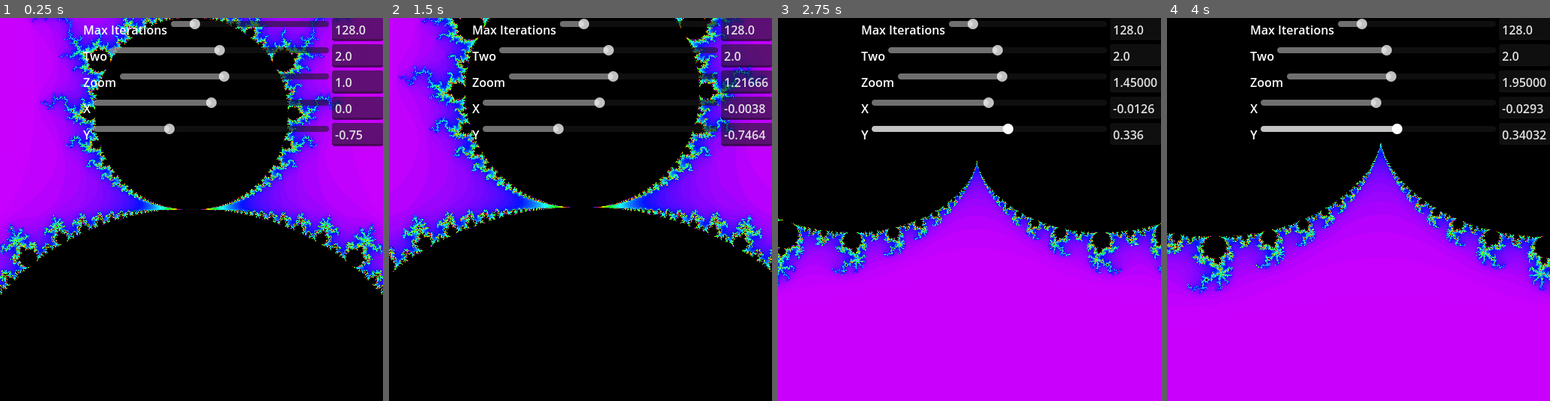
Above: before the commit, frames 1-4 (left to right).
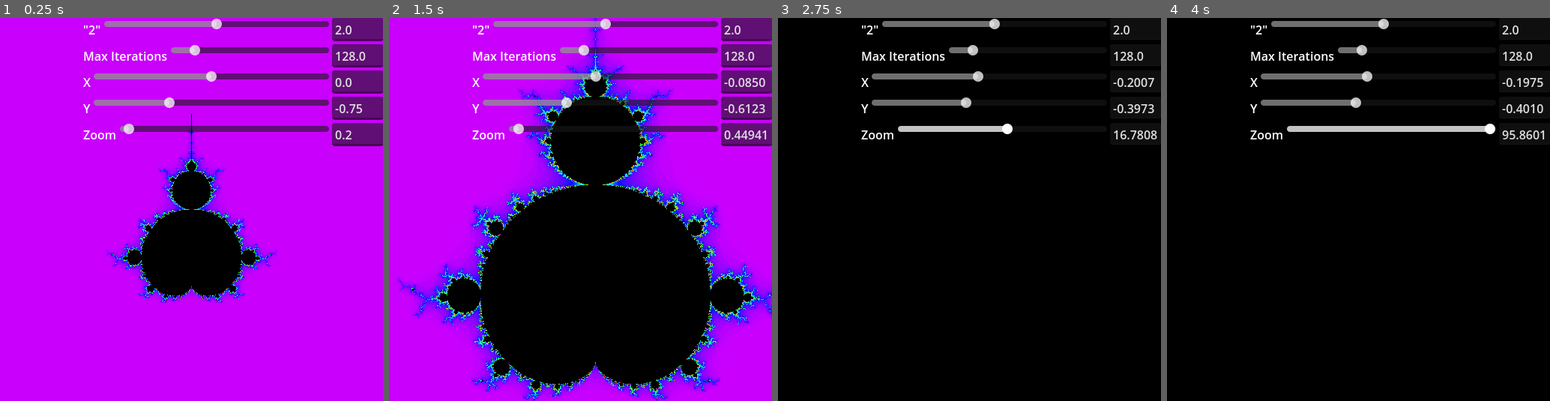
Above: after the commit, the same moments.

Repository: acerix/frastal
Game: Godot game, scene res://canvas.tscn
Two runs of this game, one before a commit and one after it. Both use one fixed random seed, a clock stepped at 60 frames per second and the inputs below.
Inputs (mouse positions are in pixels of both pictures, inside the frame that each line leads up to):
- Up to frame 1 (0.25 s): no input
- Up to frame 2 (1.5 s): tap Enter at 0.5 s; move the mouse to (664, 190) at 0.52 s; click (664, 190) at 0.67 s; tap Space at 1.25 s; drag from (503, 228) to (561, 286) at 1.27 s
- Up to frame 3 (2.75 s): move the mouse to (1007, 125) at 2.02 s; click (1007, 125) at 2.17 s
- Up to frame 4 (4 s): tap Enter at 2.75 s; drag from (1339, 286) to (1243, 152) at 2.77 s; move the mouse to (1473, 266) at 3.52 s; click (1473, 266) at 3.67 s

The runs differ from the first frame. In frame 1, 79% of the frame differs, in the area x 0-100%, y 0-100%; in frame 2, 60%; in frame 3, 49%; in frame 4, 50%.

Commit message:
fix mouse zoom

Diff:
--- a/project/canvas.gd
+++ b/project/canvas.gd
@@ -12,7 +12,13 @@
 var drag_start_mouse_pos = Vector2.ZERO
 
 var is_zooming = false
-const ZOOM_SPEED = 0.5
+var zoom_mag = 1.0
+
+func get_viewport_aspect_ratio():
+	var viewport_size = get_viewport_rect().size
+	if viewport_size.y == 0:
+		return 1
+	return viewport_size.x / viewport_size.y
 
 func _input(event):
 	# quit when Esc is pressed
@@ -35,12 +41,12 @@
 			is_zooming = event.is_pressed()
 
 		if event.button_index == MOUSE_BUTTON_WHEEL_UP:
-			handle_zoom(event.position, zoom_slider.get_value() * 0.1)
+			handle_zoom(event.position, zoom_mag)
 		if event.button_index == MOUSE_BUTTON_WHEEL_DOWN:
-			handle_zoom(event.position, zoom_slider.get_value() * -0.1)
+			handle_zoom(event.position, -zoom_mag)
 
 	if event is InputEventMagnifyGesture:
-		handle_zoom(event.position, zoom_slider.get_value() * (event.factor - 1.0))
+		handle_zoom(event.position, zoom_mag * event.factor)
 
 	if event is InputEventMouseMotion and is_dragging:
 		var zoom = zoom_slider.get_value()
@@ -54,44 +60,62 @@
 			y_slider.set_value(p.y)
 
 func handle_zoom(mouse_pos, zoom_delta):
+	if zoom_delta == 0:
+		return
+
 	var zoom_before = zoom_slider.get_value()
 	var zoom_after = zoom_before + zoom_delta
-
-	if zoom_after == zoom_before:
-		return
 
 	var viewport_size = get_viewport_rect().size
 	if viewport_size.y <= 0:
 		return
 
-	var ratio = viewport_size.x / viewport_size.y
+	var viewport_aspect_ratio = get_viewport_aspect_ratio()
 
-	var uv_norm_x = (mouse_pos.x / viewport_size.x - 0.5) * ratio
-	var uv_norm_y = (mouse_pos.y / viewport_size.y - 0.5)
-	var uv_norm = Vector2(uv_norm_x, uv_norm_y)
+	var uv_centered = mouse_pos / viewport_size - Vector2(0.5, 0.5)
+	var mouse_uv_norm = uv_centered * Vector2(viewport_aspect_ratio, 1.0)
 
 	var p_before = p
-	var p_after = p_before + uv_norm * (1 / zoom_before - 1 / zoom_after)
 
-	p = p_after
-	x_slider.set_value(p.x)
-	y_slider.set_value(p.y)
+	# The core idea is to keep the fractal coordinate under the mouse constant.
+	# fractal_coord = p + uv_norm / zoom
+	# p_before + uv_norm / zoom_before = p_after + uv_norm / zoom_after
+	# p_after = p_before + uv_norm * (1/zoom_before - 1/zoom_after)
+	if zoom_before != 0 && zoom_after != 0:
+		p = p_before + mouse_uv_norm * (1.0/zoom_before - 1.0/zoom_after)
+		x_slider.set_value(p.x)
+		y_slider.set_value(p.y)
+
 	zoom_slider.set_value(zoom_after)
 
 func _process(_delta):
 	if is_zooming:
-		handle_zoom(get_viewport().get_mouse_position(), ZOOM_SPEED * _delta)
+		handle_zoom(get_viewport().get_mouse_position(), 32 * zoom_mag * _delta)
 
-	p.x = x_slider.get_value()
-	p.y = y_slider.get_value()
+	if !is_zooming and !is_dragging:
+		p.x = x_slider.get_value()
+		p.y = y_slider.get_value()
 
-	var viewport_size = get_viewport_rect().size
-	if viewport_size.y > 0:
-		var ratio = viewport_size.x / viewport_size.y
-		$".".material.set("shader_parameter/ratio", ratio)
+	var viewport_aspect_ratio = get_viewport_aspect_ratio()
+	$".".material.set("shader_parameter/viewport_aspect_ratio", viewport_aspect_ratio)
+
+	var zoom = zoom_slider.get_value()
+	zoom_mag = abs(zoom) / 8
+
+	if zoom == 0:
+		# reset positions when they go to ∞
+		x_slider.set_step(0)
+		y_slider.set_step(0)
+	else:
+		var translate_step = 1 / zoom_mag / 256
+		x_slider.set_step(translate_step)
+		y_slider.set_step(translate_step * viewport_aspect_ratio)
+
+	var zoom_step = max(zoom_mag / 2, 0.0001)
+	zoom_slider.set_step(zoom_step)
 
 	# update shader params
 	$".".material.set("shader_parameter/position", p)
-	$".".material.set("shader_parameter/zoom", zoom_slider.get_value())
-	$".".material.set("shader_parameter/tiq", two_slider.get_value())
+	$".".material.set("shader_parameter/zoom", zoom)
+	$".".material.set("shader_parameter/two_in_quotes", two_slider.get_value())
 	$".".material.set("shader_parameter/iteration_limit", max_iterations_slider.get_value())
--- a/project/canvas.gdshader
+++ b/project/canvas.gdshader
@@ -1,9 +1,9 @@
 shader_type canvas_item;
 
 uniform vec2 position = vec2(0, -0.75);
-uniform float zoom: hint_range(-5, 15) = 0.2;
-uniform float ratio = 1;
-uniform float tiq = 2.0; // two, "in quotes"... the "²" in "z ↦ z²+c"
+uniform float zoom = 0.2;
+uniform float viewport_aspect_ratio = 1.0;
+uniform float two_in_quotes = 2.0; // the variable "²" in "z ↦ z²+c"
 uniform int iteration_limit = 128;
 uniform sampler2D palette_image;
 
@@ -13,9 +13,9 @@
 	int i = 0;
 
 	// z ↦ z²+c
-	while (z2.x + z2.y <= 4.0 && ++i < iteration_limit) {  // bail outside radius 2
+	while (z2.x + z2.y <= 4.0 && ++i < iteration_limit) { // bail outside radius 2
 		z = vec2(
-			tiq * z.y * z.x + c.x,
+			two_in_quotes * z.y * z.x + c.x,
 			z2.y - z2.x + c.y
 		);
 		z2 = z * z;
@@ -31,7 +31,7 @@
 
 vec3 palette(vec4 m) {
 	int color_count = textureSize(palette_image, 0).x - 1;
-	if (abs(m.w - 1.0) < 0.0001) { // if (m.w == 1.0), ignoring floating-point errors < ε
+	if (abs(m.w - 1.0) < 0.0001) { // if (m.w == 1.0), but ignore floating-point errors < ε
 		return texelFetch(palette_image, ivec2(0, 0), 0).rgb;
 	}
 	vec3 color1 = texelFetch(palette_image, ivec2(1 + int(m.z) % color_count, 0), 0).rgb;
@@ -40,7 +40,7 @@
 }
 
 void fragment() {
-	vec2 uv = ((UV - vec2(0.5)) * vec2(ratio, 1)) / zoom + position;
+	vec2 uv = (UV - vec2(0.5)) * vec2(viewport_aspect_ratio, 1) / zoom + position;
 	vec4 result = mandelbrot(uv);
 	vec3 color = palette(result);
 	COLOR = vec4(color, 1);
--- a/project/canvas.tscn
+++ b/project/canvas.tscn
@@ -9,8 +9,8 @@
 shader = ExtResource("1_kjx0r")
 shader_parameter/position = Vector2(0, -0.75)
 shader_parameter/zoom = 0.2
-shader_parameter/ratio = 1.0
-shader_parameter/tiq = 2.0
+shader_parameter/viewport_aspect_ratio = 1.0
+shader_parameter/two_in_quotes = 2.0
 shader_parameter/iteration_limit = 69
 shader_parameter/palette_image = ExtResource("2_15w7l")
 
@@ -35,6 +35,14 @@
 offset_bottom = 150.0
 grow_horizontal = 0
 
+[node name="Two" parent="Controls" instance=ExtResource("4_z8w1f")]
+layout_mode = 2
+label = "\"2\""
+min_value = -666.0
+max_value = 666.0
+step = 0.001
+value = 2.0
+
 [node name="MaxIterations" parent="Controls" instance=ExtResource("4_z8w1f")]
 layout_mode = 2
 label = "Max Iterations"
@@ -42,22 +50,6 @@
 max_value = 1024.0
 step = 1.0
 value = 128.0
-
-[node name="Two" parent="Controls" instance=ExtResource("4_z8w1f")]
-layout_mode = 2
-label = "Two"
-min_value = -666.0
-max_value = 666.0
-step = 0.001
-value = 2.0
-
-[node name="Zoom" parent="Controls" instance=ExtResource("4_z8w1f")]
-layout_mode = 2
-label = "Zoom"
-min_value = -999999.0
-max_value = 999999.0
-step = 0.1
-value = 1.0
 
 [node name="X" parent="Controls" instance=ExtResource("4_z8w1f")]
 layout_mode = 2
@@ -73,3 +65,11 @@
 max_value = 2.0
 step = 0.001
 value = -0.75
+
+[node name="Zoom" parent="Controls" instance=ExtResource("4_z8w1f")]
+layout_mode = 2
+label = "Zoom"
+min_value = -0.25
+max_value = 32.0
+step = 0.1
+value = 0.2
--- a/project/project.godot
+++ b/project/project.godot
@@ -34,7 +34,6 @@
 window/size/viewport_width=511
 window/size/viewport_height=511
 window/stretch/aspect="expand"
-window/vsync/vsync_mode=0
 
 [gui]
 
--- a/project/slider_input.gd
+++ b/project/slider_input.gd
@@ -42,3 +42,7 @@
 	slider_node.value = new_value
 
 	line_edit_node.text = str(new_value)
+
+
+func set_step(new_step: float):
+	slider_node.step = new_step
Not shown, changed: GEMINI.md
